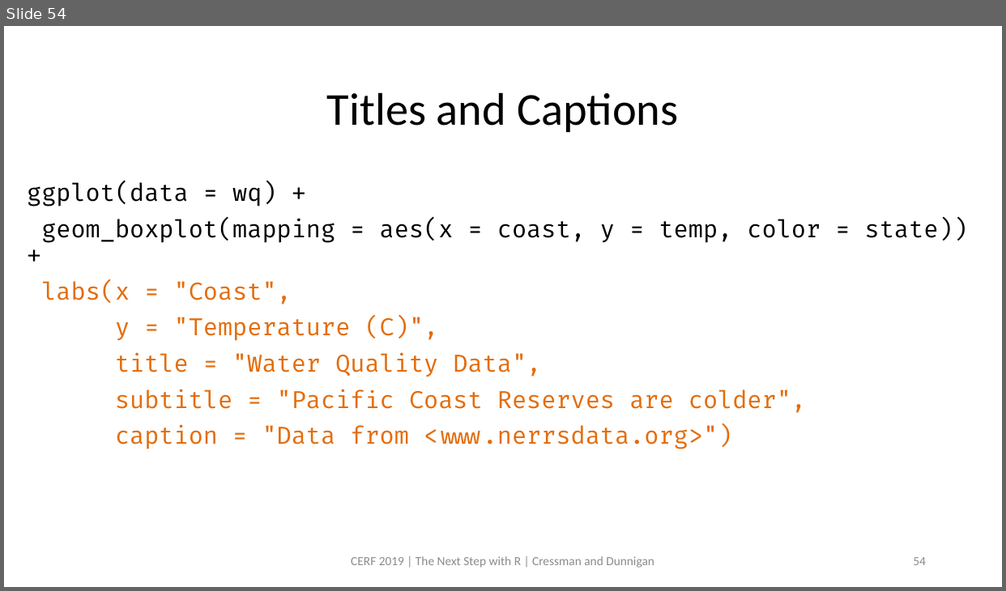
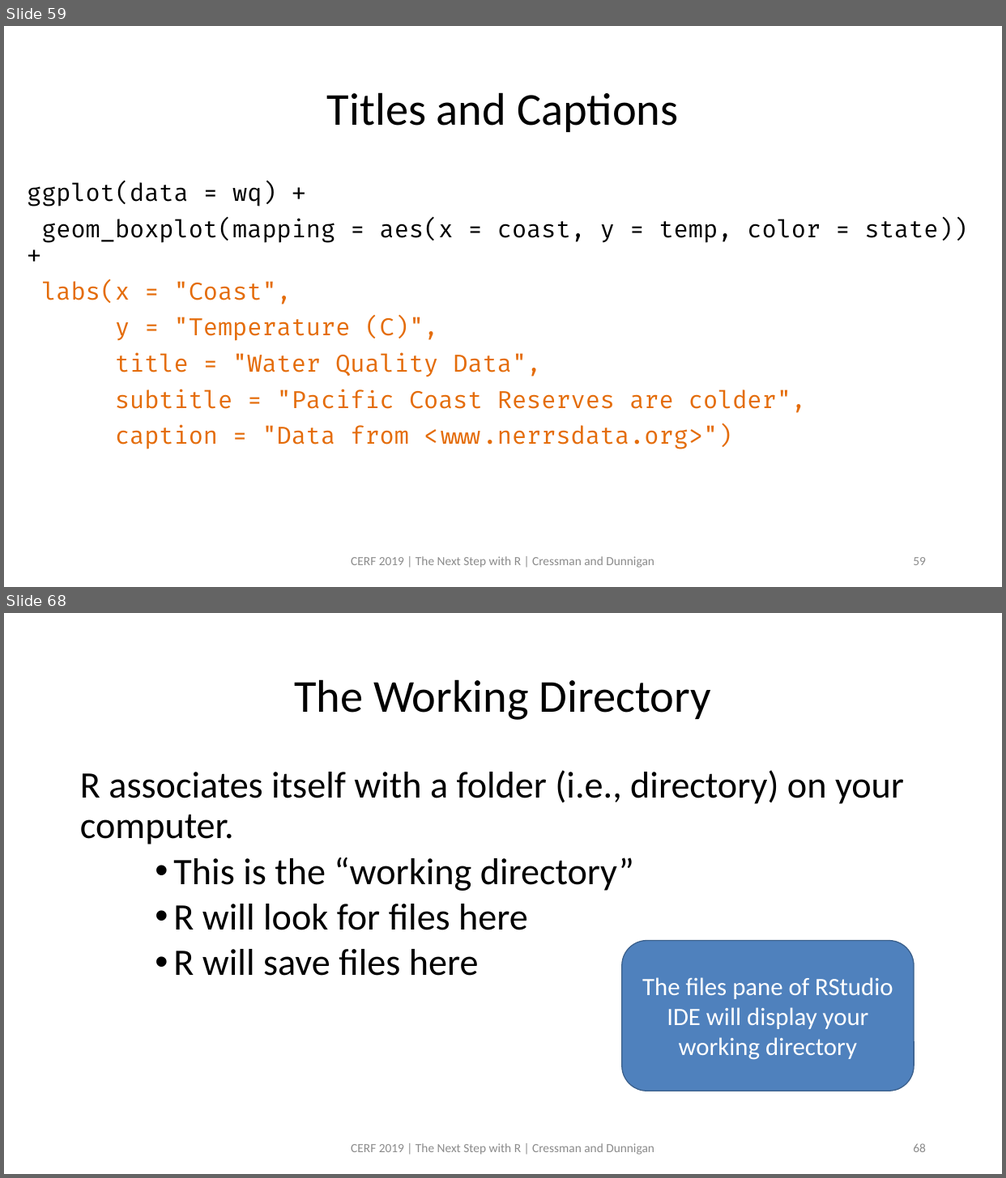
Before and after one commit to swmpkim/2019_CERF, a slide deck: slides/01_Visualize.pptx. Shown one above the other, each under a label of ours: slide 54 before the commit, slides 59 and 68 after it; the slides between them are not shown. The pictures are 1006x591 and 1006x1178 pixels, drawn with LibreOffice and Linux fonts; fonts in the diff are those of the drawing. Boxes give left, top, right and bottom in pixels: in the first picture for what was removed or moved away, otherwise in the second. Text is boxed around its words. In the diff, an @@ line names an element or a change of style, - is before the commit and + after.

```diff
--- a/slides/01_Visualize.pptx
+++ b/slides/01_Visualize.pptx
@@ slide 68 added at bbox=[4, 613, 1002, 1174], background #FFFFFF @@
@@ title added at bbox=[294, 679, 711, 720], 44 pt, text #000000 @@
+The Working Directory
@@ text added at bbox=[80, 770, 904, 976], 36 pt, text #000000 @@
+R associates itself with a folder (i.e., directory) on your computer.
+    • This is the “working directory”
+    • R will look for files here
+    • R will save files here
@@ rounded rectangle added at bbox=[622, 941, 914, 1092], fill #4F81BD, outline #3A5F8C 1 pt, 24 pt, text #FFFFFF @@
+The files pane of RStudio IDE will display your working directory
@@ text added at bbox=[351, 1144, 654, 1155], 12 pt, text #8C8C8C @@
+CERF 2019 | The Next Step with R | Cressman and Dunnigan
@@ page number added at bbox=[913, 1144, 926, 1152], 12 pt, text #8C8C8C @@
+68
@@ what was slide 54 is now slide 59 @@
@@ page number at bbox=[913, 557, 926, 565]: text changed @@
-54
+59
```
Also in this commit, not shown: 10 slides changed, 9 other slides added.
